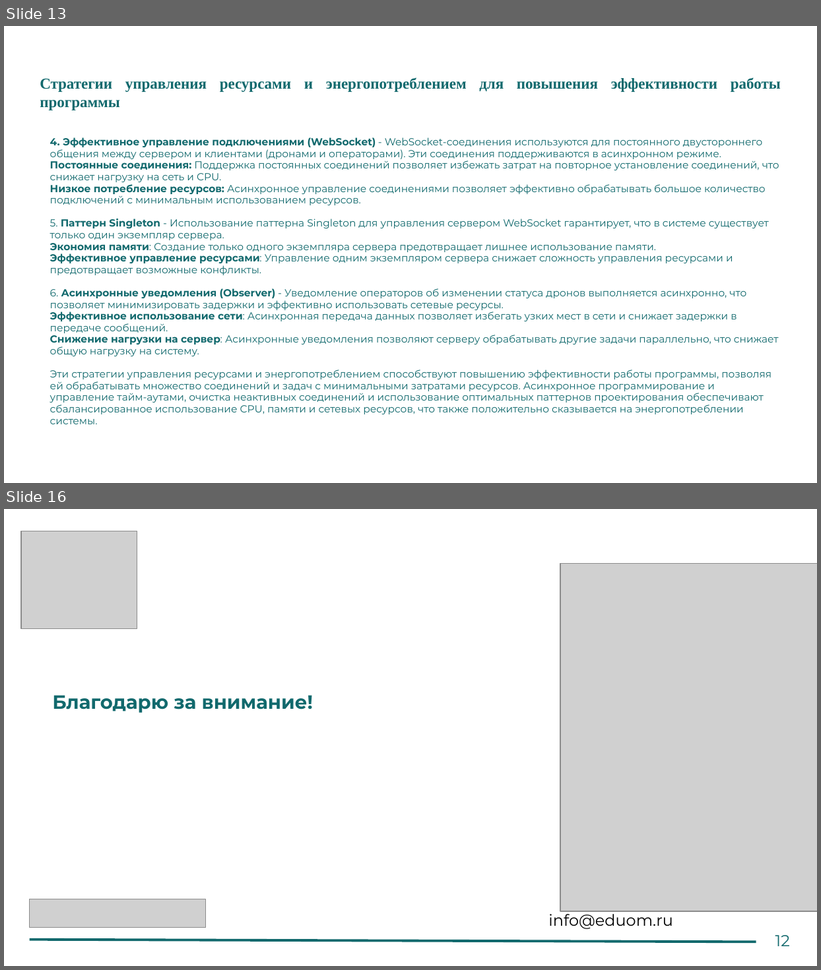
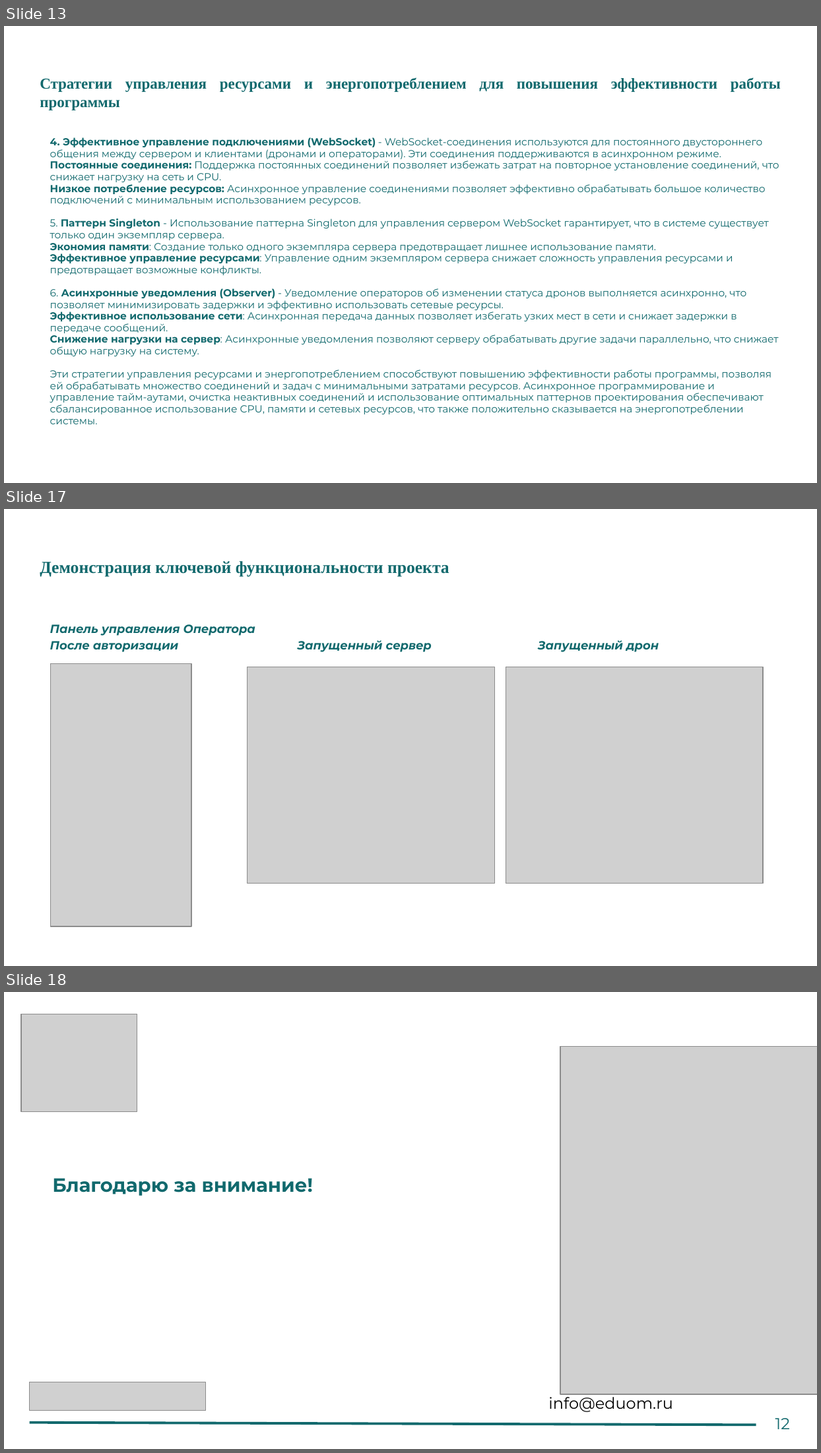
Before and after one commit to White2e/BPLAFinalCert, a slide deck: Python_разработка_для_БПЛА_паттерны_проектирования,_API_интерфейсы+(6).pptx. Shown one above the other, each under a label of ours: slides 13 and 16 before the commit, slides 13, 17 and 18 after it; the slides between them are not shown. The pictures are 821x970 and 821x1453 pixels, drawn with LibreOffice and Linux fonts; fonts in the diff are those of the drawing; grey boxes stand for pictures. Boxes give left, top, right and bottom in pixels: in the first picture for what was removed or moved away, otherwise in the second. Text is boxed around its words. In the diff, an @@ line names an element or a change of style, - is before the commit and + after.

```diff
--- a/Python_разработка_для_БПЛА_паттерны_проектирования,_API_интерфейсы+(6).pptx
+++ b/Python_разработка_для_БПЛА_паттерны_проектирования,_API_интерфейсы+(6).pptx
@@ slide 17 added at (x1=4, y1=509, x2=817, y2=966), background #FFFFFF @@
@@ title added at (x1=40, y1=561, x2=450, y2=577), 15 pt, text #11696D, bold @@
+Демонстрация ключевой функциональности проекта
@@ text added at (x1=50, y1=625, x2=659, y2=652), 10.5 pt, text #11696D, bold, italic @@
+Панель управления Оператора
+После авторизации Запущенный сервер Запущенный дрон
@@ picture added at (x1=50, y1=663, x2=191, y2=926) @@
@@ picture added at (x1=247, y1=667, x2=494, y2=884) @@
@@ picture added at (x1=506, y1=667, x2=762, y2=884) @@
@@ what was slide 16 is now slide 18 @@
```
Also in this commit, not shown: 2 slides changed, 1 other slide added, 1 other file.
